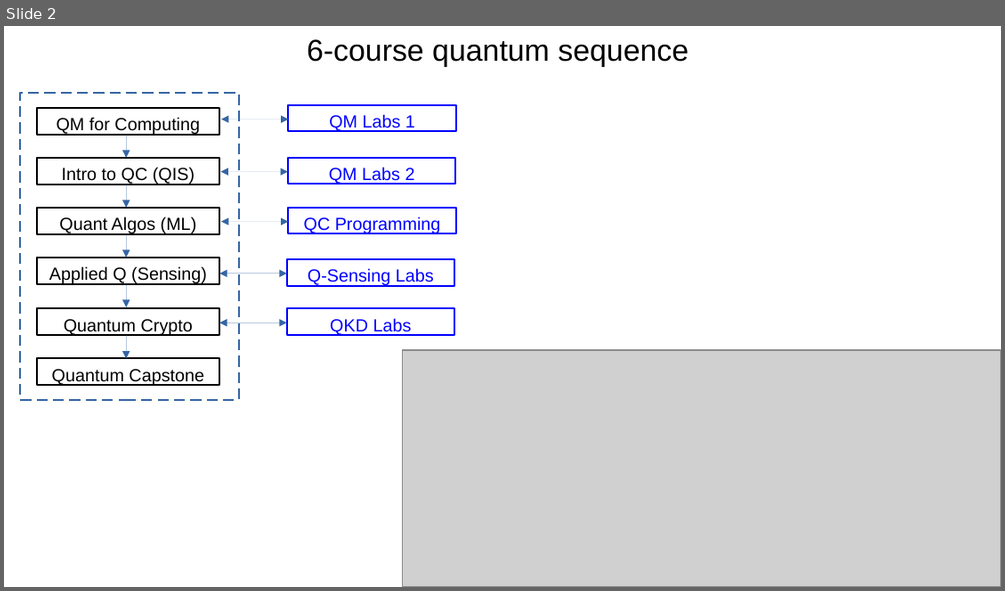
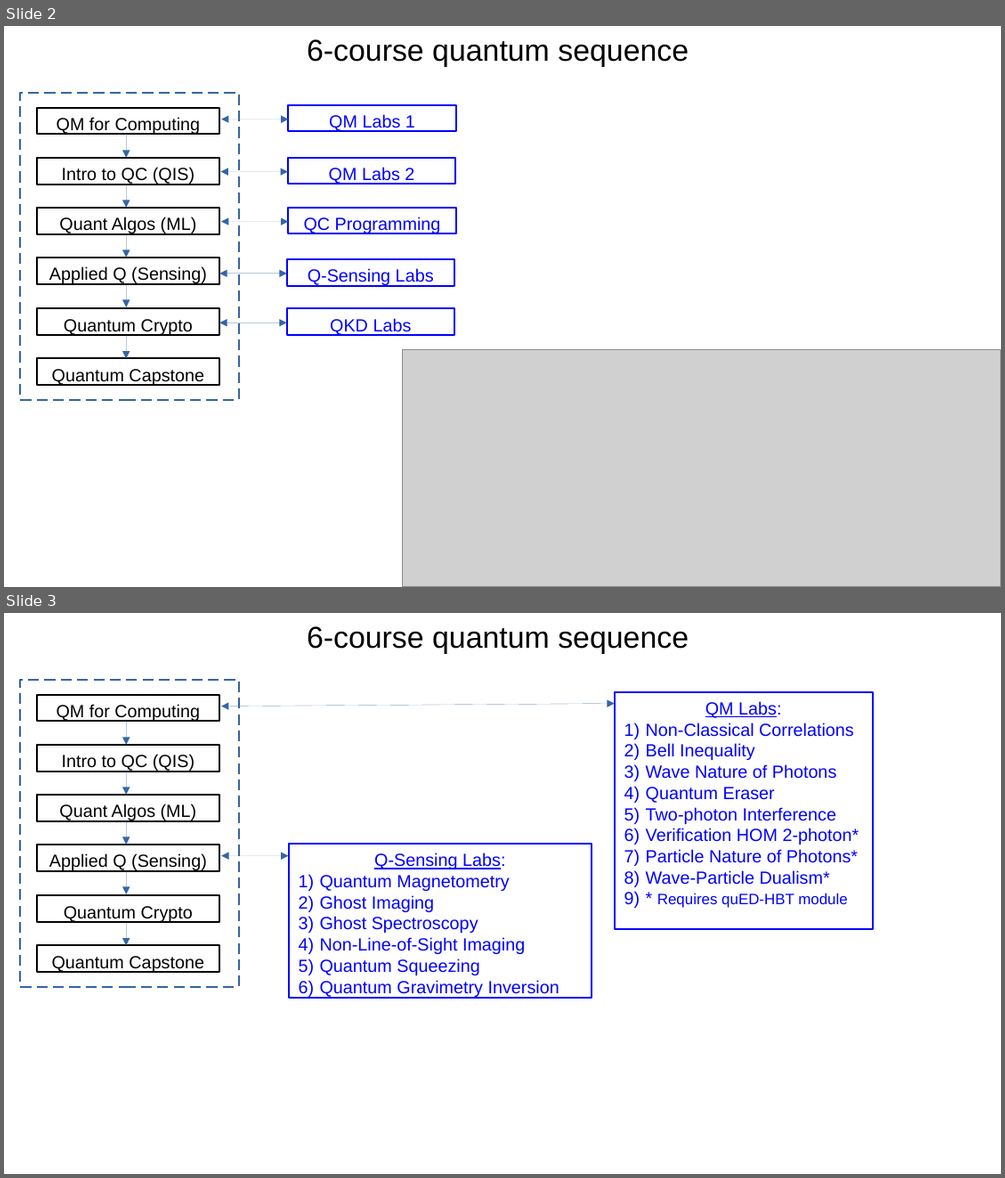
Before and after one commit to qise2023/main, a slide deck: quantum-courses/quantum-course-blocks.pptx. Shown one above the other, each under a label of ours: slide 2 before the commit, slides 2 and 3 after it. The pictures are 1005x591 and 1005x1178 pixels, drawn with LibreOffice and Linux fonts; fonts in the diff are those of the drawing; grey boxes stand for pictures. Boxes give left, top, right and bottom in pixels: in the first picture for what was removed or moved away, otherwise in the second. Text is boxed around its words. In the diff, an @@ line names an element or a change of style, - is before the commit and + after.

Commit message:
added labs

```diff
--- a/quantum-courses/quantum-course-blocks.pptx
+++ b/quantum-courses/quantum-course-blocks.pptx
@@ slide 3 added at (4, 613, 1001, 1174), background #FFFFFF @@
@@ text added at (307, 626, 688, 653), 24 pt, text #000000 @@
+6-course quantum sequence
@@ rectangle added at (19, 680, 238, 987), outline #3465A4 1.45 pt @@
@@ rectangle added at (615, 691, 874, 930), outline #0000FF 1.45 pt, 14 pt, text #0000FF @@
+QM Labs:
+1) Non-Classical Correlations
+2) Bell Inequality
+3) Wave Nature of Photons
+4) Quantum Eraser
+5) Two-photon Interference
+6) Verification HOM 2-photon*
+7) Particle Nature of Photons*
+8) Wave-Particle Dualism*
+9) * Requires quED-HBT module
@@ rectangle added at (37, 694, 219, 721), outline #000000 1.45 pt, 14 pt, text #000000 @@
+QM for Computing
@@ double arrow added from (221, 706) to (615, 704), #3465A4 0 pt @@
@@ rectangle added at (37, 745, 219, 771), outline #000000 1.45 pt, 14 pt, text #000000 @@
+Intro to QC (QIS)
@@ arrow added from (126, 722) to (126, 745), #3465A4 0 pt @@
@@ arrow added from (126, 771) to (126, 795), #3465A4 0 pt @@
@@ rectangle added at (37, 795, 219, 821), outline #000000 1.45 pt, 14 pt, text #000000 @@
+Quant Algos (ML)
@@ arrow added from (126, 821) to (126, 844), #3465A4 0 pt @@
@@ rectangle added at (37, 844, 219, 871), outline #000000 1.45 pt, 14 pt, text #000000 @@
+Applied Q (Sensing)
@@ rectangle added at (289, 844, 592, 997), outline #0000FF 1.45 pt, 14 pt, text #0000FF @@
+Q-Sensing Labs:
+1) Quantum Magnetometry
+2) Ghost Imaging
+3) Ghost Spectroscopy
+4) Non-Line-of-Sight Imaging
+5) Quantum Squeezing
+6) Quantum Gravimetry Inversion
@@ arrow added from (126, 871) to (126, 894), #3465A4 0 pt @@
@@ double arrow added from (221, 855) to (288, 855), #3465A4 0 pt @@
@@ rectangle added at (37, 895, 219, 922), outline #000000 1.45 pt, 14 pt, text #000000 @@
+Quantum Crypto
@@ arrow added from (126, 923) to (126, 946), #3465A4 0 pt @@
@@ rectangle added at (37, 946, 219, 972), outline #000000 1.45 pt, 14 pt, text #000000 @@
+Quantum Capstone
```
